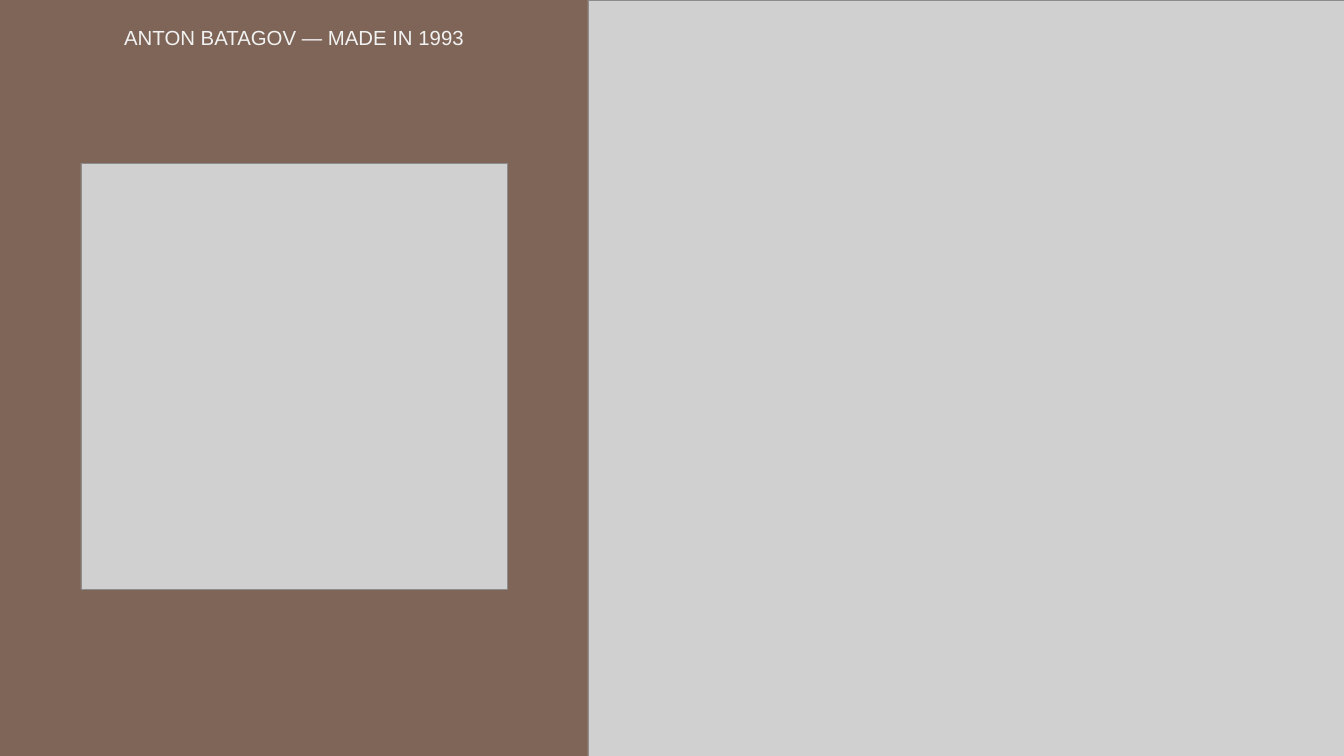
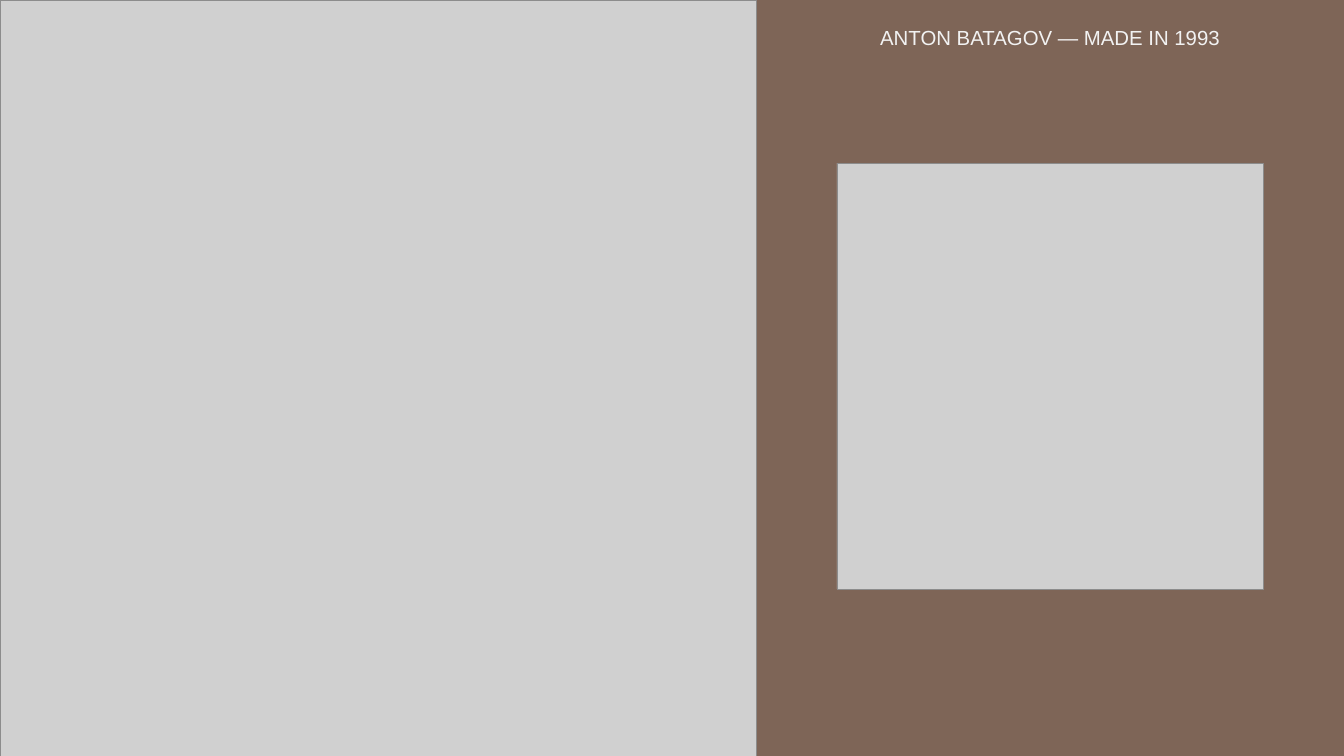
Before and after one commit to skrasin/claude, a slide deck: slide 6 of presentation/Noo_community.pptx (slide 5 before the commit). Drawn at 1344x756 pixels with LibreOffice and Linux fonts; fonts in the diff are those of the drawing; grey boxes stand for pictures. Boxes give left, top, right and bottom in pixels: in the first picture for what was removed or moved away, otherwise in the second. Text is boxed around its words. In the diff, an @@ line names an element or a change of style, - is before the commit and + after.

```diff
--- a/presentation/Noo_community.pptx
+++ b/presentation/Noo_community.pptx
@@ picture moved from (x1=588, y1=0, x2=1344, y2=756) to (x1=0, y1=0, x2=756, y2=756) @@
@@ text "ANTON BATAGOV — MADE IN ..." moved from (x1=124, y1=31, x2=463, y2=45) to (x1=880, y1=31, x2=1219, y2=45) @@
@@ picture moved from (x1=81, y1=163, x2=507, y2=589) to (x1=837, y1=163, x2=1263, y2=589) @@
```
Also in this commit, not shown: 1 other file.
